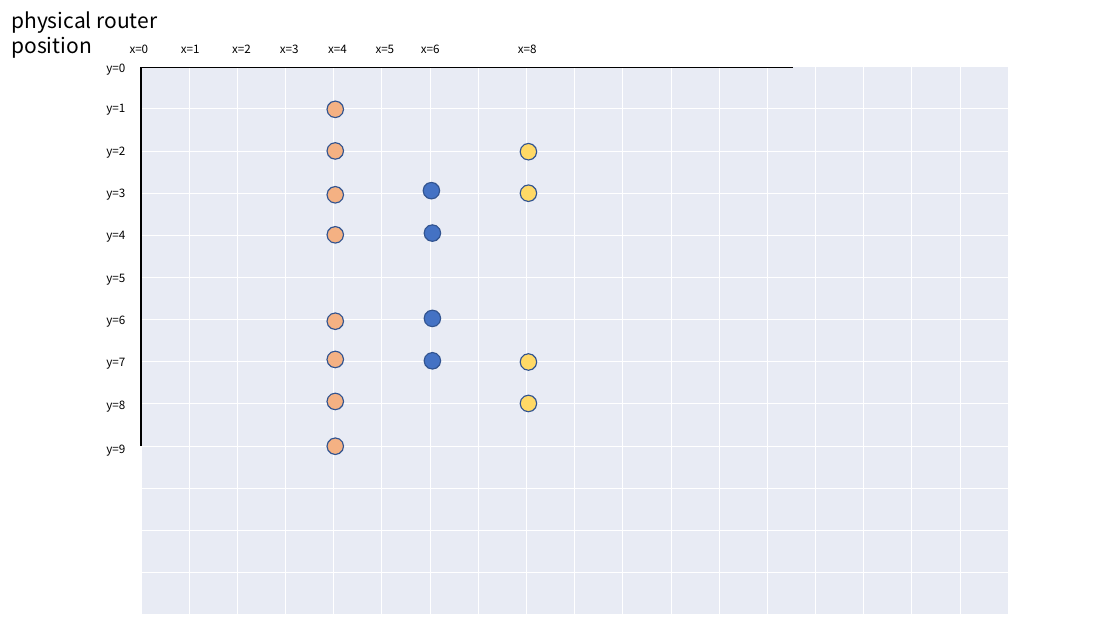
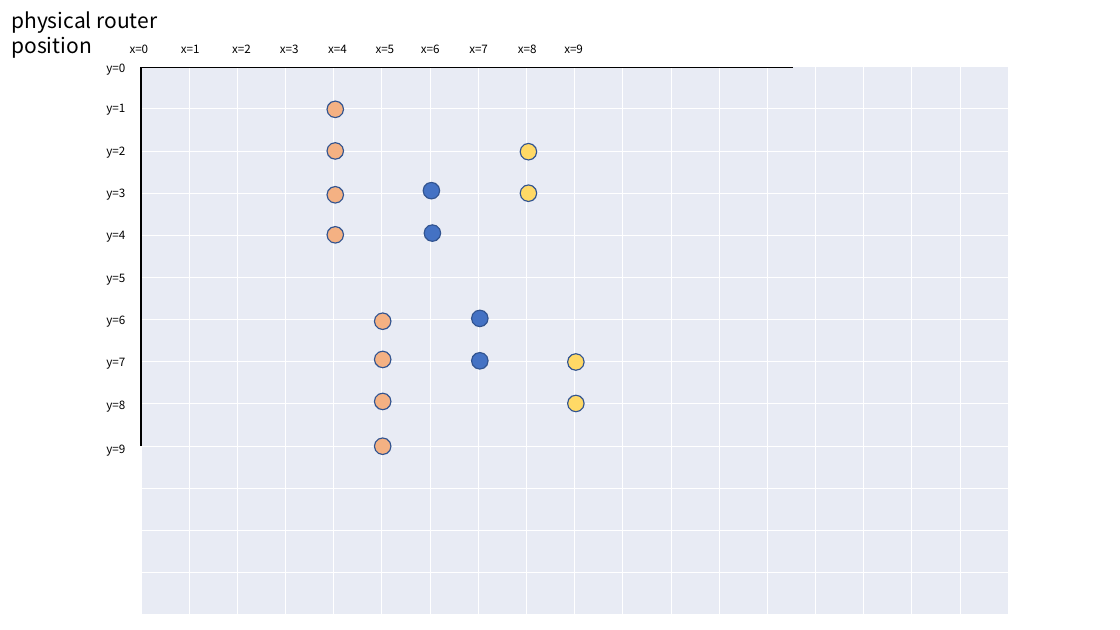
Before and after one commit to takamitsu-iida/network-diagram2, a slide deck: slide 1 of position.pptx (slide 2 before the commit). Drawn at 1120x630 pixels with LibreOffice and Linux fonts; fonts in the diff are those of the drawing. Boxes give left, top, right and bottom in pixels: in the first picture for what was removed or moved away, otherwise in the second. Text is boxed around its words. In the diff, an @@ line names an element or a change of style, - is before the commit and + after.

```diff
--- a/position.pptx
+++ b/position.pptx
@@ text added at (469,44,488,53), 10 pt, text #000000 @@
+x=7
@@ text added at (564,44,583,53), 10 pt, text #000000 @@
+x=9
@@ ellipse: place and size @@
-ellipse at (424,310,441,327)
+ellipse at (471,310,488,327)
@@ ellipse: place and size @@
-ellipse at (424,353,441,370)
+ellipse at (471,353,488,370)
@@ 6 ellipses: place and size @@
-6 ellipses at (327,313,537,455)
+6 ellipses at (375,313,585,455)
```
Also in this commit, not shown: 10 other files.
